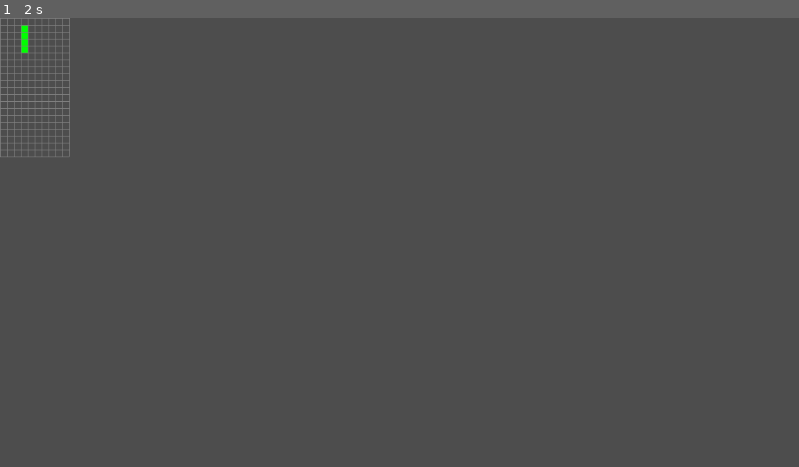
Above: before the commit, frame 1.
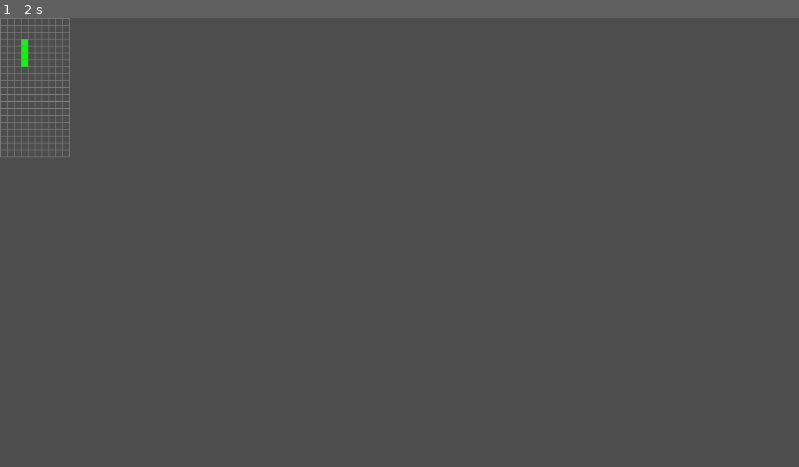
Above: after the commit, the same moment.

Repository: michaellawson96/Polyomino
Game: Godot game, scene res://scenes/Main.tscn
The game is run twice, just before and just after one commit, with the same random seed, the same clock (stepped at 60 frames per second) and the same inputs.
Inputs:
- Up to frame 1 (2 s): tap Enter at 0.5 s; tap Space at 1.25 s

The runs differ from the first frame. In frame 1, less than 0.1% of the frame differs, in the area x 2-4%, y 1-11%.

Commit message:
PTP2 Step 5 - Make the Polyomino Fall Automatically

Diff:
--- a/scripts/Board.gd
+++ b/scripts/Board.gd
@@ -17,14 +17,53 @@
 		_update_cell_size_for_children()
 		_refresh_deferred()
 
+# ⬇️ NEW: single authoritative speed (cells per second). Positive=down, Negative=up, Zero=stop.
+@export_range(-10.0, 10.0, 0.1) var fall_rate: float = 1.0
+
 # === Internal References ===
 @onready var grid_overlay := $GridOverlay
 @onready var polyomino_container := $PolyominoContainer
+
+# === Tick state ===
+var _accum_cells: float = 0.0	# accumulated cells (can be negative)
 
 # === Initialization ===
 func _ready():
 	_spawn_test_polyomino()
 	_refresh_overlay()
+
+func _process(delta: float) -> void:
+	if fall_rate == 0.0:
+		return
+
+	# accumulate cells directly (delta * cells/sec)
+	_accum_cells += delta * fall_rate
+
+	# Move down for each whole positive cell
+	while _accum_cells >= 1.0:
+		_accum_cells -= 1.0
+		_step_fall(1)
+
+	# Move up for each whole negative cell
+	while _accum_cells <= -1.0:
+		_accum_cells += 1.0
+		_step_fall(-1)
+
+func _step_fall(dir: int) -> void:
+	for piece in get_polyomino_children():
+		_move_piece(piece, dir)
+
+func _move_piece(piece: Polyomino, dir: int) -> void:
+	piece.grid_position.y += dir
+	piece.position = (piece.grid_position * piece.cell_size).floor()
+
+func get_polyomino_children() -> Array[Polyomino]:
+	var pieces: Array[Polyomino] = []
+	for c in polyomino_container.get_children():
+		var p := c as Polyomino
+		if p != null:
+			pieces.append(p)
+	return pieces
 
 # === Overlay Refresh ===
 func _refresh_deferred() -> void:
@@ -42,7 +81,6 @@
 	for poly in polyomino_container.get_children():
 		if poly.has_method("set_cell_size"):
 			poly.set_cell_size(cell_size)
-
 			if poly.has_method("set_shape") and "blocks" in poly and "color" in poly:
 				poly.set_shape(poly.blocks, poly.color)
 
--- a/scripts/Polyomino.gd
+++ b/scripts/Polyomino.gd
@@ -1,3 +1,4 @@
+class_name Polyomino
 extends Node2D
 
 @onready var block_scene: PackedScene = preload("res://prefabs/Block.tscn")
@@ -17,7 +18,6 @@
 	grid_position = new_grid_position
 	block_offsets = new_block_offsets
 	block_color = new_color
-
 	_update_position()
 	_redraw_blocks()
 
@@ -45,3 +45,9 @@
 		add_child(block)
 		block.position = offset * cell_size
 		block.set_visual(cell_size, block_color)
+
+func is_polyomino() -> bool:
+	return true
+
+func get_block_cells() -> Array[Vector2i]:
+	return []
